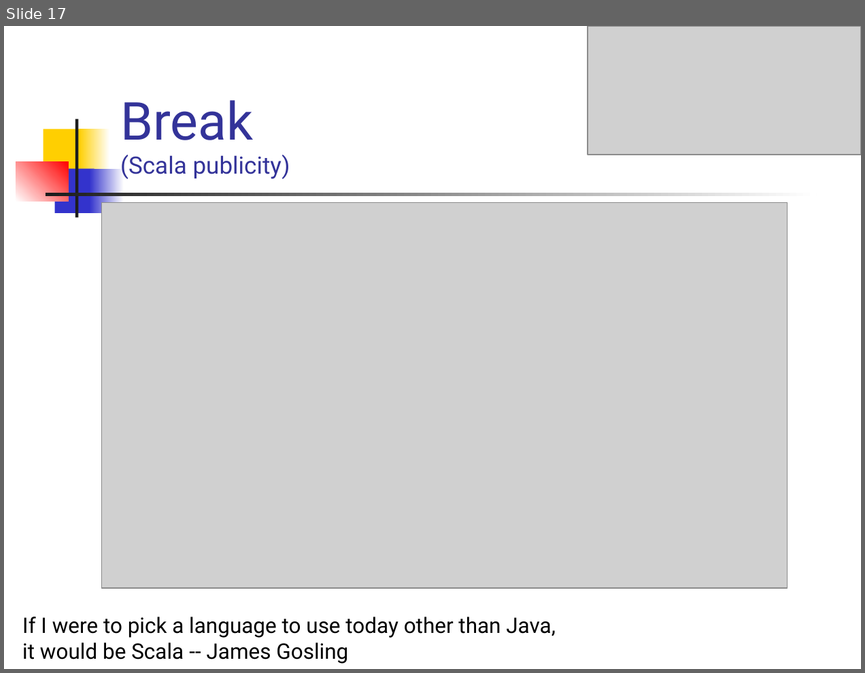
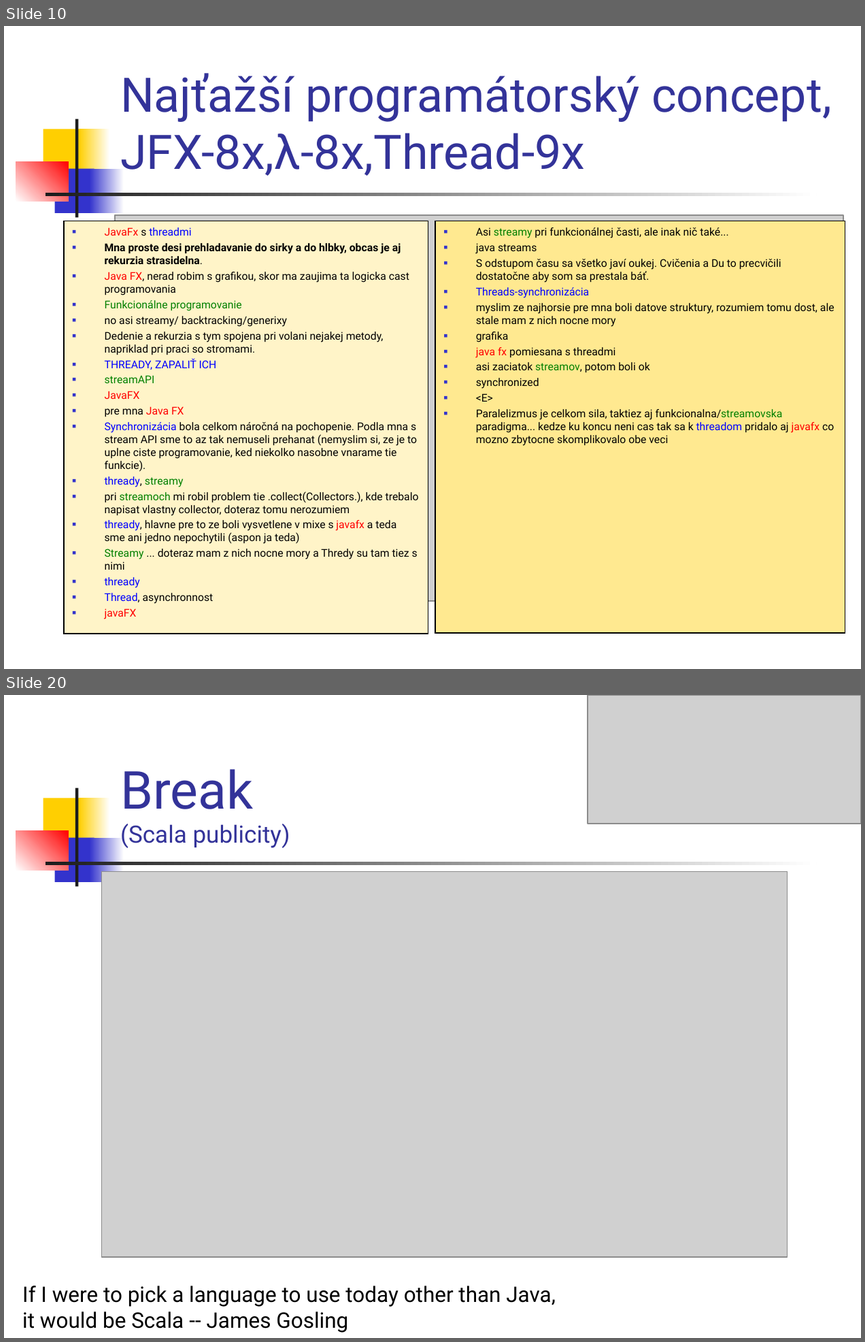
Before and after one commit to Programovanie4/Prednasky, a slide deck: 13/grandfinale.ppt. Shown one above the other, each under a label of ours: slide 17 before the commit, slides 10 and 20 after it; the slides between them are not shown. The pictures are 865x673 and 865x1342 pixels, drawn with LibreOffice and Linux fonts; fonts in the diff are those of the drawing; grey boxes stand for pictures. Boxes give left, top, right and bottom in pixels: in the first picture for what was removed or moved away, otherwise in the second. Text is boxed around its words. In the diff, an @@ line names an element or a change of style, - is before the commit and + after.

```diff
--- a/13/grandfinale.ppt
+++ b/13/grandfinale.ppt
@@ slide 10 added at <box>4,26,861,669</box>, background #FFFFFF; not listed: 7 template elements that a slide beside it also shows @@
@@ title added at <box>120,73,832,176</box>, 40 pt, text #333399 @@
+Najťažší programátorský concept, JFX-8x,λ-8x,Thread-9x
@@ rectangle added at <box>64,221,428,633</box>, fill #FFF4C8, outline #000000 0.74 pt, 9 pt, text #000000 @@
+■ JavaFx s threadmi
+■ Mna proste desi prehladavanie do sirky a do hlbky, obcas je aj rekurzia strasidelna.
+■ Java FX, nerad robim s grafikou, skor ma zaujima ta logicka cast programovania
+■ Funkcionálne programovanie
+■ no asi streamy/ backtracking/generixy
+■ Dedenie a rekurzia s tym spojena pri volani nejakej metody, napriklad pri praci so stromami.
+■ THREADY, ZAPALIŤ ICH
+■ streamAPI
+■ JavaFX
+■ pre mna Java FX
+■ Synchronizácia bola celkom náročná na pochopenie. Podla mna s stream API sme to az tak nemuseli prehanat (nemyslim si, ze je to uplne ciste programovanie, ked niekolko nasobne vnarame tie funkcie).
+■ thready, streamy
+■ pri streamoch mi robil problem tie .collect(Collectors.), kde trebalo napisat vlastny collector, doteraz tomu nerozumiem
+■ thready, hlavne pre to ze boli vysvetlene v mixe s javafx a teda sme ani jedno nepochytili (aspon ja teda)
+■ Streamy ... doteraz mam z nich nocne mory a Thredy su tam tiez s nimi
+■ thready
+■ Thread, asynchronnost
+■ javaFX
@@ picture added at <box>115,215,843,601</box> @@
@@ rectangle added at <box>435,221,844,633</box>, fill #FFE990, outline #000000 0.74 pt, 9 pt, text #000000 @@
+■ Asi streamy pri funkcionálnej časti, ale inak nič také...
+■ java streams
+■ S odstupom času sa všetko javí oukej. Cvičenia a Du to precvičili dostatočne aby som sa prestala báť.
+■ Threads-synchronizácia
+■ myslim ze najhorsie pre mna boli datove struktury, rozumiem tomu dost, ale stale mam z nich nocne mory
+■ grafika
+■ java fx pomiesana s threadmi
+■ asi zaciatok streamov, potom boli ok
+■ synchronized
+■ <E>
+■ Paralelizmus je celkom sila, taktiez aj funkcionalna/streamovska paradigma... kedze ku koncu neni cas tak sa k threadom pridalo aj javafx co mozno zbytocne skomplikovalo obe veci
@@ what was slide 17 is now slide 20 @@
```
Also in this commit, not shown: 10 slides changed, 10 other slides added, 8 slides removed, 4 other files.
